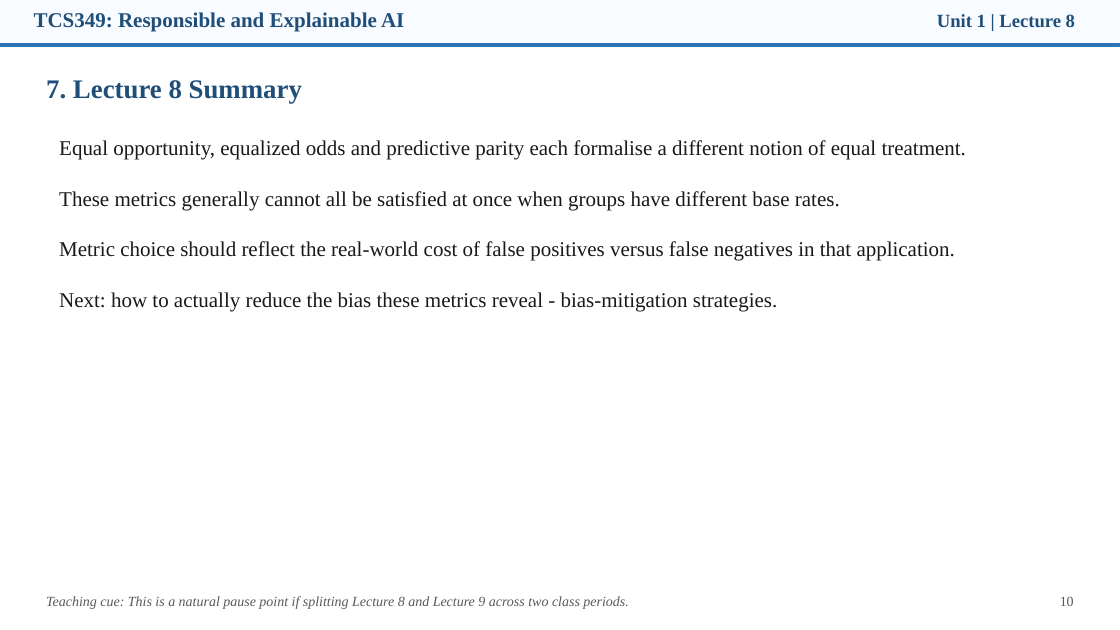
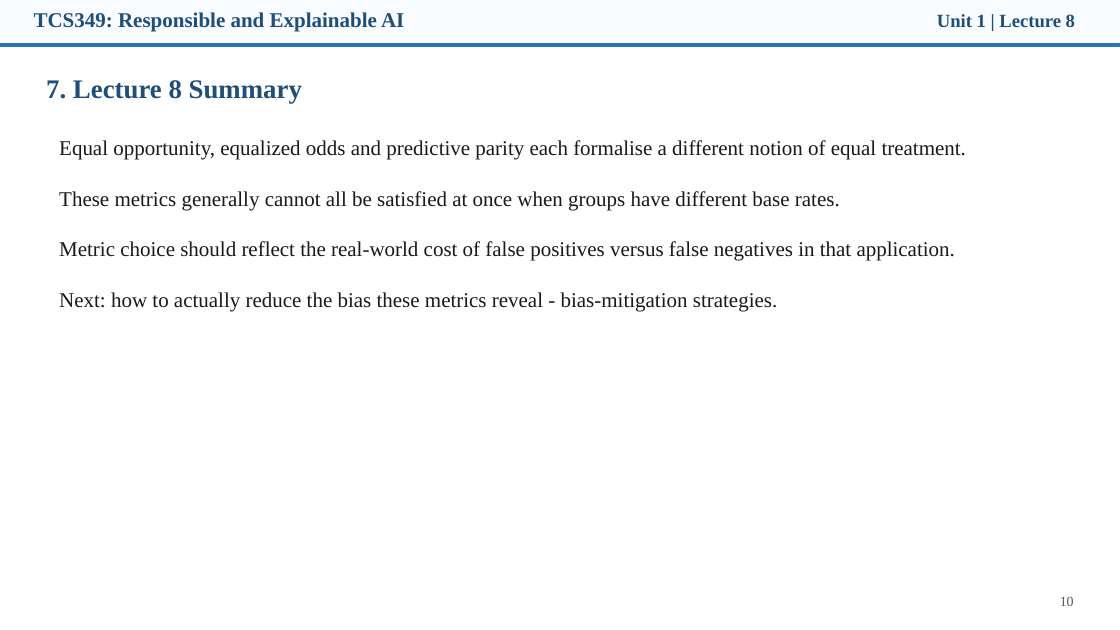
Before and after one commit to manojkaushik/manojkaushik.github.io, a slide deck: slide 8 of assets/TCS349/Unit-1/Lecture8-9_Fairness_Tradeoffs_Mitigation.pptx (slide 10 before the commit). Drawn at 1120x630 pixels with LibreOffice and Linux fonts; fonts in the diff are those of the drawing. Boxes give left, top, right and bottom in pixels: in the first picture for what was removed or moved away, otherwise in the second. Text is boxed around its words. In the diff, an @@ line names an element or a change of style, - is before the commit and + after.

```diff
--- a/assets/TCS349/Unit-1/Lecture8-9_Fairness_Tradeoffs_Mitigation.pptx
+++ b/assets/TCS349/Unit-1/Lecture8-9_Fairness_Tradeoffs_Mitigation.pptx
@@ text removed at bbox=[46, 596, 628, 609] @@
-Teaching cue: This is a natural pause point if splitting Lecture 8 and Lecture 9 across two class periods.
```
Also in this commit, not shown: 13 other slides changed, 5 slides removed, 28 other files.
